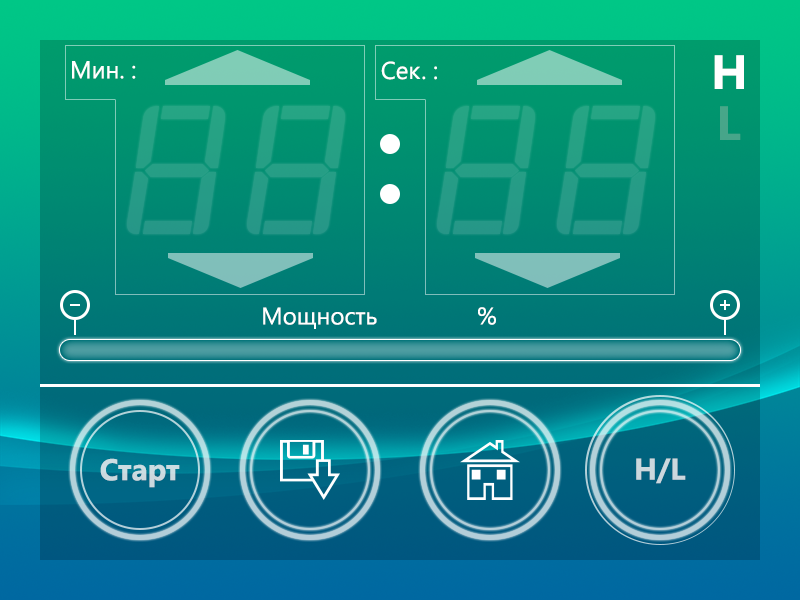
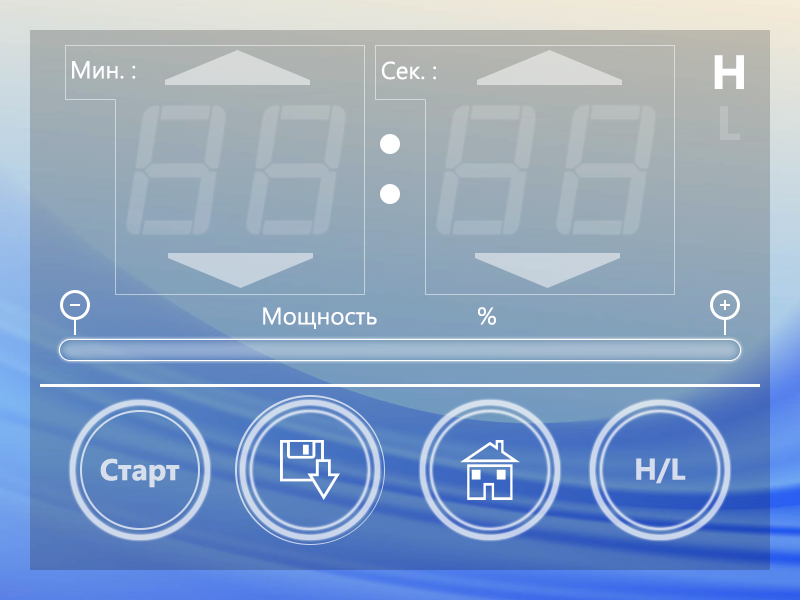
Layers edited between the first and the second 800px x 600px image:
painted on "Сек. :" over [421,66,437,80]
added layer "Work Panel Rasterized" above "Rasterized background" over [0,0,800,600]
